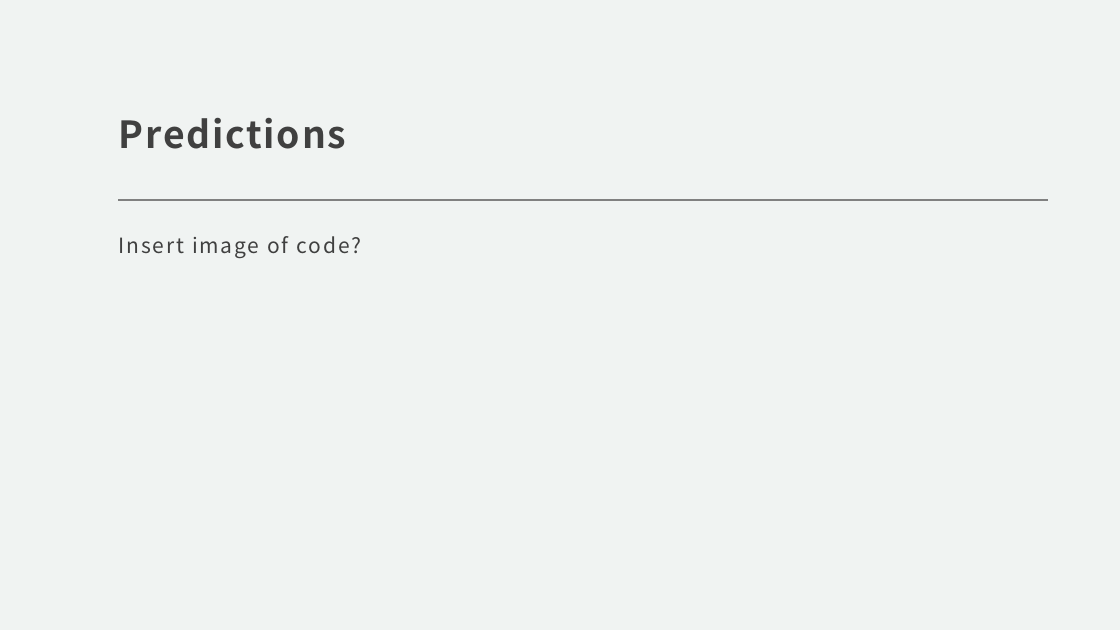
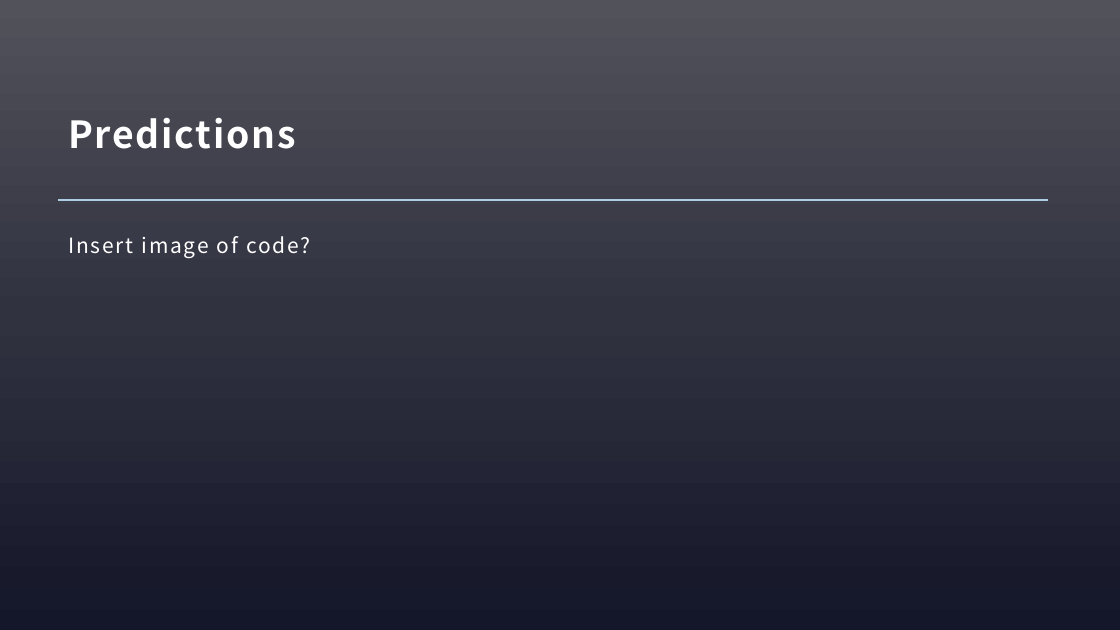
Before and after one commit to Dereksh/Stock_Technical_Analysis, a slide deck: slide 16 of Stock Purchasing Financial Analysis.pptx (slide 9 before the commit). Drawn at 1120x630 pixels with LibreOffice and Linux fonts; fonts in the diff are those of the drawing. Boxes give left, top, right and bottom in pixels: in the first picture for what was removed or moved away, otherwise in the second. Text is boxed around its words. In the diff, an @@ line names an element or a change of style, - is before the commit and + after.

Commit message:
updated ppt

```diff
--- a/Stock Purchasing Financial Analysis.pptx
+++ b/Stock Purchasing Financial Analysis.pptx
@@ background #F0F3F2 to gradient #52535C to #313240 to #141629 @@
@@ title "Predictions": place and size @@
-title "Predictions" at [119,118,346,149]
+title "Predictions" at [68,118,295,149]
@@ title "Predictions" at [68,118,295,149]: text colour #404040 to #FFFFFF @@
@@ line added from (1048, 200) to (58, 200), #ADCEE4 2.25 pt @@
@@ line (1048, 200) - (118, 200): stroke #808080 2.25 pt to #000000 2.25 pt @@
@@ line (176, 200) - (982, 200): stroke #808080 2 pt to #FFFFFF 2 pt @@
@@ text "Insert image of code?" at [68,236,310,258]: text colour #404040 to #FFFFFF @@
@@ text "Insert image of code?": place and size @@
-text "Insert image of code?" at [119,236,361,258]
+text "Insert image of code?" at [68,236,310,258]
```
Also in this commit, not shown: 4 other slides changed, 12 slides added, 4 slides removed, 7 other files.
